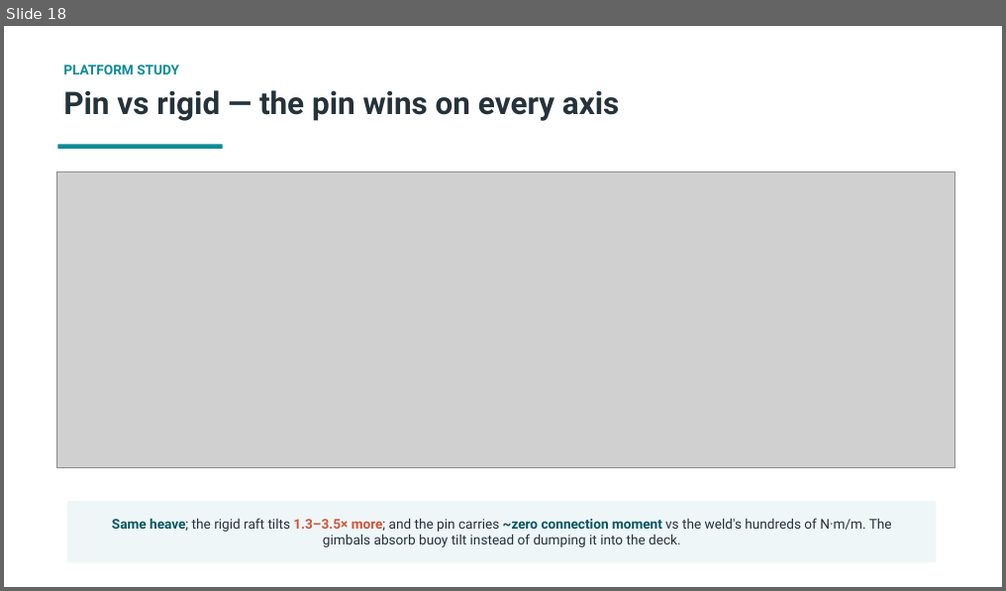
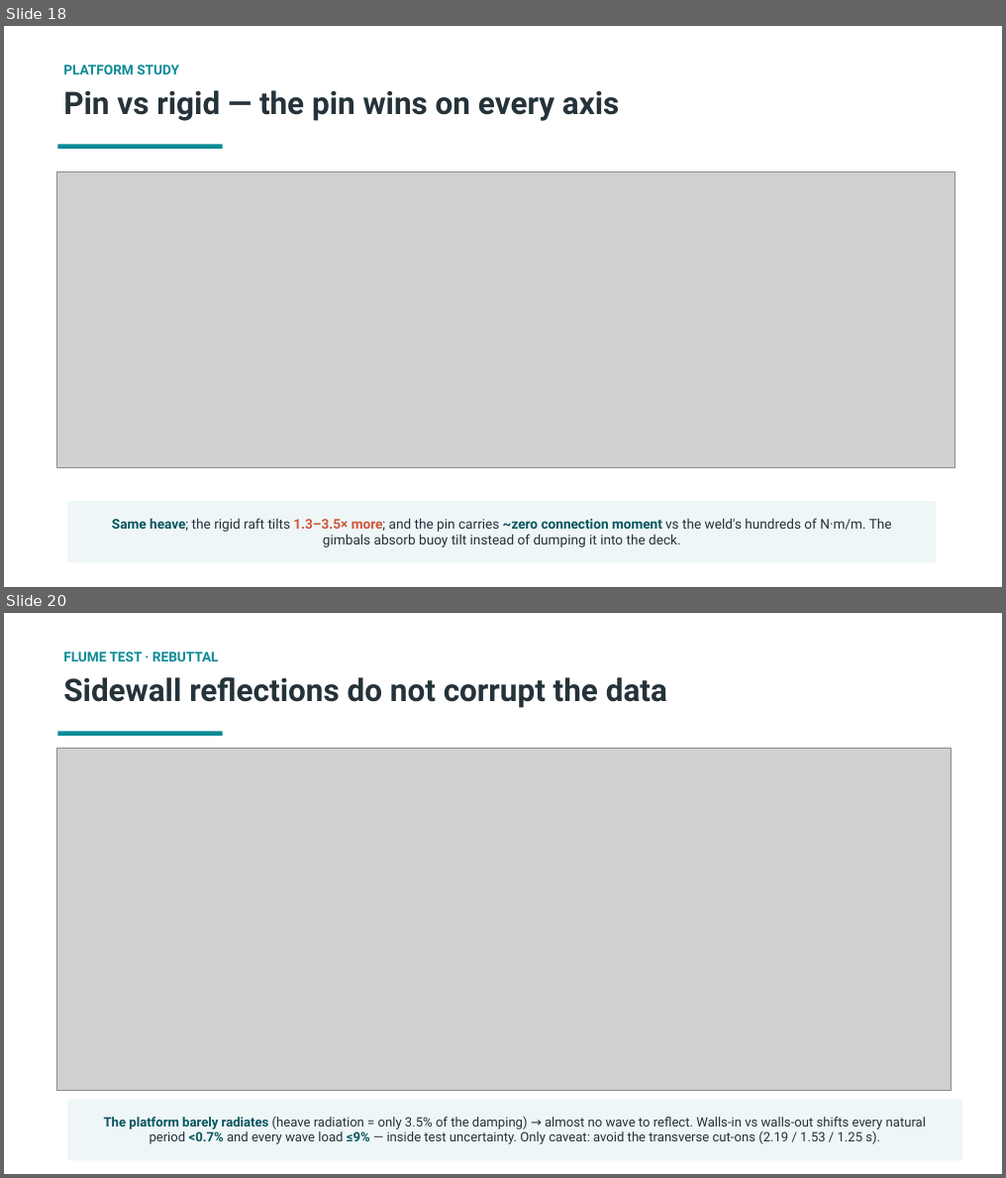
Before and after one commit to xabi80/HSP, a slide deck: studies/osu-test-buoy/Capytaine_analysis_OSU_buoy.pptx. Shown one above the other, each under a label of ours: slide 18 before the commit, slides 18 and 20 after it; the slides between them are not shown. The pictures are 1006x591 and 1006x1178 pixels, drawn with LibreOffice and Linux fonts; fonts in the diff are those of the drawing; grey boxes stand for pictures. Boxes give left, top, right and bottom in pixels: in the first picture for what was removed or moved away, otherwise in the second. Text is boxed around its words. In the diff, an @@ line names an element or a change of style, - is before the commit and + after.

```diff
--- a/studies/osu-test-buoy/Capytaine_analysis_OSU_buoy.pptx
+++ b/studies/osu-test-buoy/Capytaine_analysis_OSU_buoy.pptx
@@ slide 20 added at (x1=4, y1=613, x2=1002, y2=1174), background #FFFFFF @@
@@ text added at (x1=63, y1=652, x2=219, y2=662), 13 pt, text #0C8B96, bold @@
+FLUME TEST · REBUTTAL
@@ text added at (x1=63, y1=677, x2=667, y2=708), 30 pt, text #25323A, bold @@
+Sidewall reflections do not corrupt the data
@@ rectangle added at (x1=57, y1=731, x2=223, y2=736), fill #0C8B96 @@
@@ picture added at (x1=56, y1=748, x2=951, y2=1090) @@
@@ rectangle added at (x1=67, y1=1100, x2=962, y2=1161), fill #EEF6F7 @@
@@ text added at (x1=104, y1=1116, x2=926, y2=1145), 12.5 pt, text #25323A @@
+The platform barely radiates (heave radiation = only 3.5% of the damping) → almost no wave to reflect. Walls-in vs walls-out shifts every natural period <0.7% and every wave load ≤9% — inside test uncertainty. Only caveat: avoid the transverse cut-ons (2.19 / 1.53 / 1.25 s).
```
Also in this commit, not shown: 1 other slide added, 13 other files.
